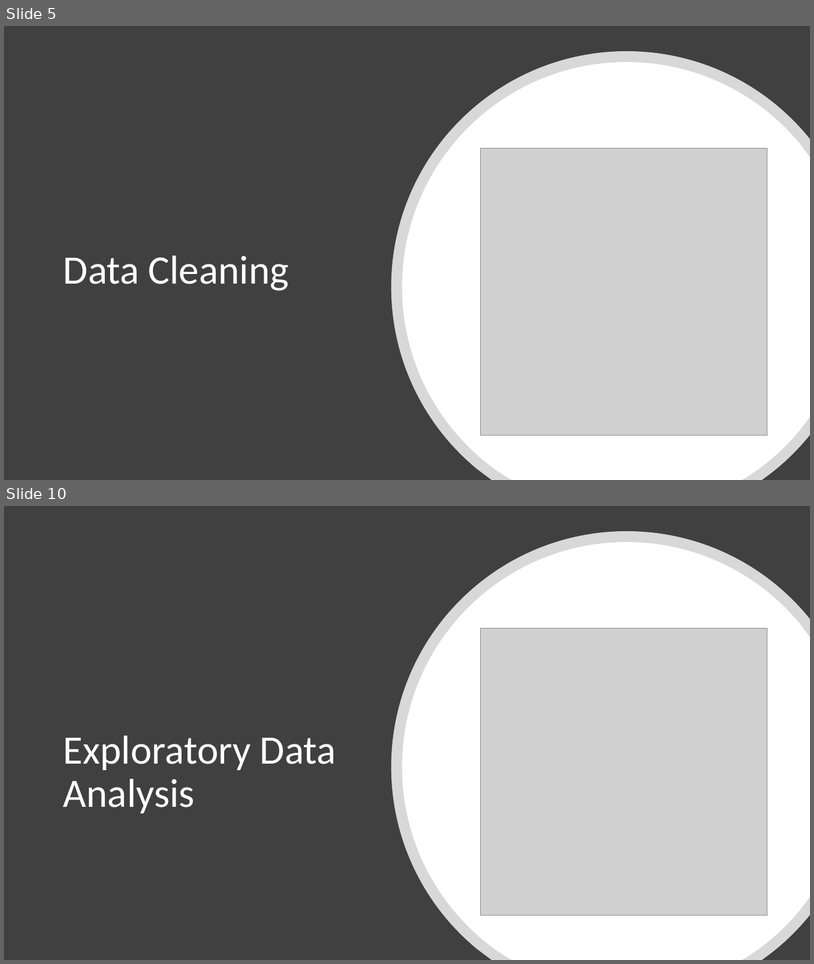
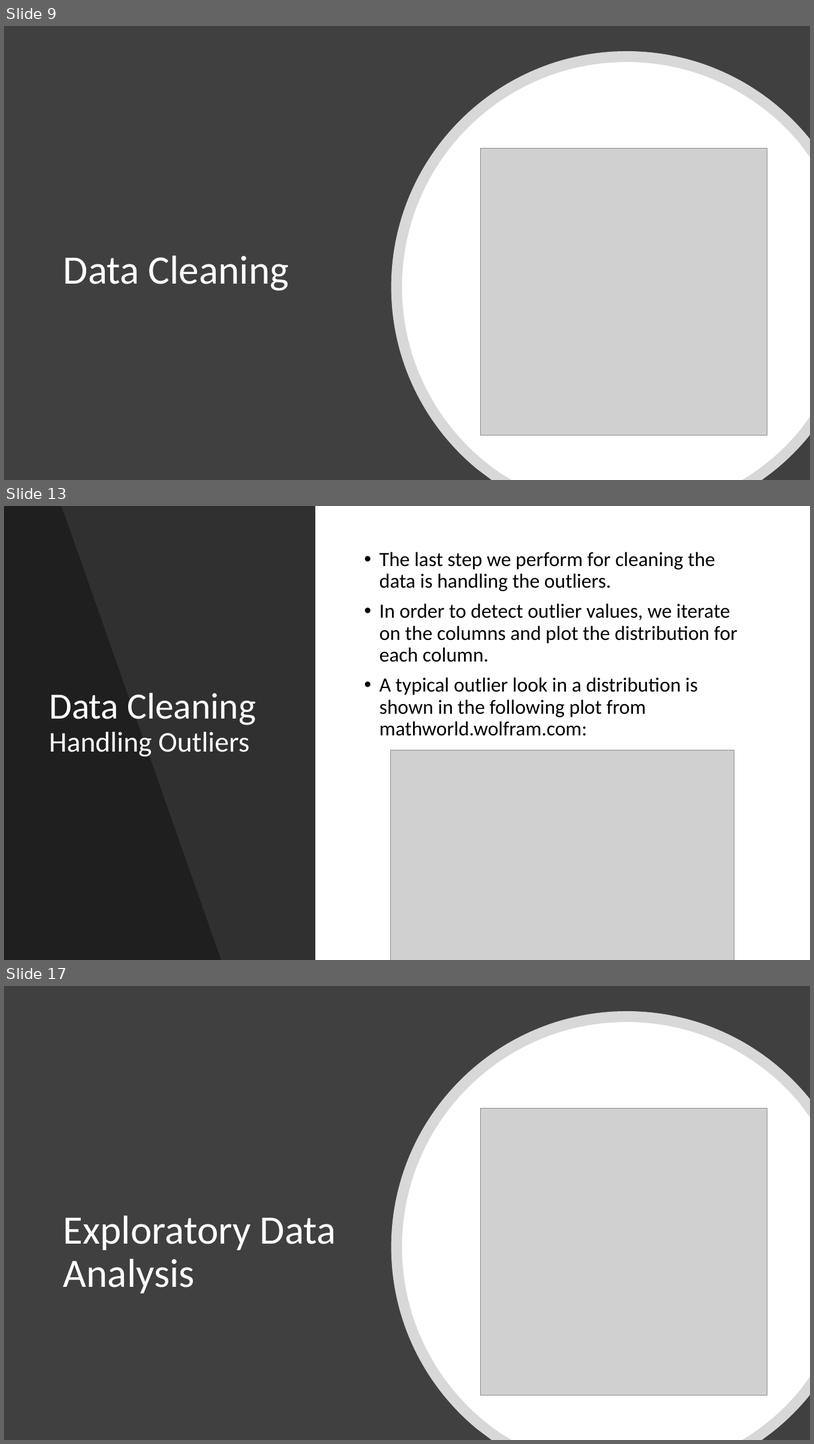
Before and after one commit to Moaaz-Mahmoud/Third-Year-Electrical-Testing-3A, a slide deck: projects-for-the-practical-exam/house-pricing/presentation.pptx. Shown one above the other, each under a label of ours: slides 5 and 10 before the commit, slides 9, 13 and 17 after it; the slides between them are not shown. The pictures are 814x964 and 814x1444 pixels, drawn with LibreOffice and Linux fonts; fonts in the diff are those of the drawing; grey boxes stand for pictures. Boxes give left, top, right and bottom in pixels: in the first picture for what was removed or moved away, otherwise in the second. Text is boxed around its words. In the diff, an @@ line names an element or a change of style, - is before the commit and + after.

```diff
--- a/projects-for-the-practical-exam/house-pricing/presentation.pptx
+++ b/projects-for-the-practical-exam/house-pricing/presentation.pptx
@@ slide 13 added at box(4, 506, 810, 960), background #FFFFFF @@
@@ rectangle added at box(4, 506, 315, 960), fill #000000 at 81% opacity @@
@@ freeform shape added at box(4, 506, 221, 960), fill #000000 at 35% opacity @@
@@ text added at box(380, 552, 738, 736), 24 pt, text #000000 @@
+• The last step we perform for cleaning the data is handling the outliers.
+• In order to detect outlier values, we iterate on the columns and plot the distribution for each column.
+• A typical outlier look in a distribution is shown in the following plot from mathworld.wolfram.com:
@@ title added at box(49, 693, 256, 756), 34 pt, text #FFFFFF @@
+Data Cleaning
+Handling Outliers
@@ picture added at box(391, 750, 735, 960) @@
@@ what was slide 5 is now slide 9 @@
@@ what was slide 10 is now slide 17 @@
```
Also in this commit, not shown: 6 slides changed, 9 other slides added, 2 slides removed, 32 other files.
